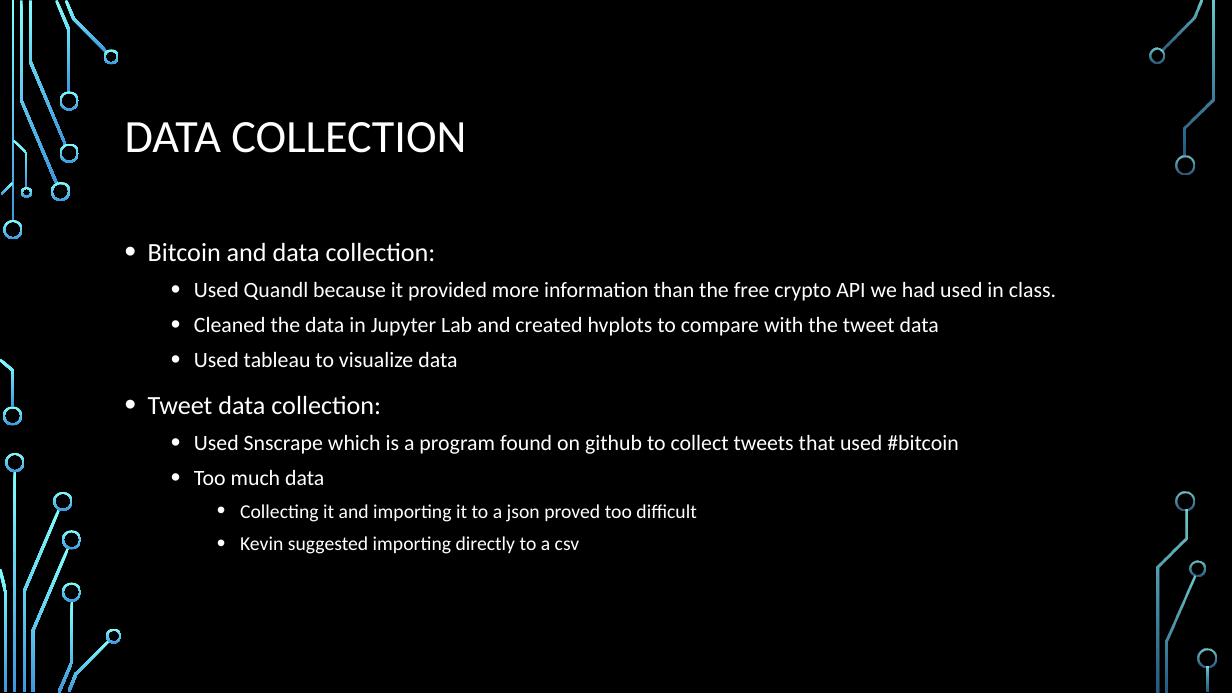
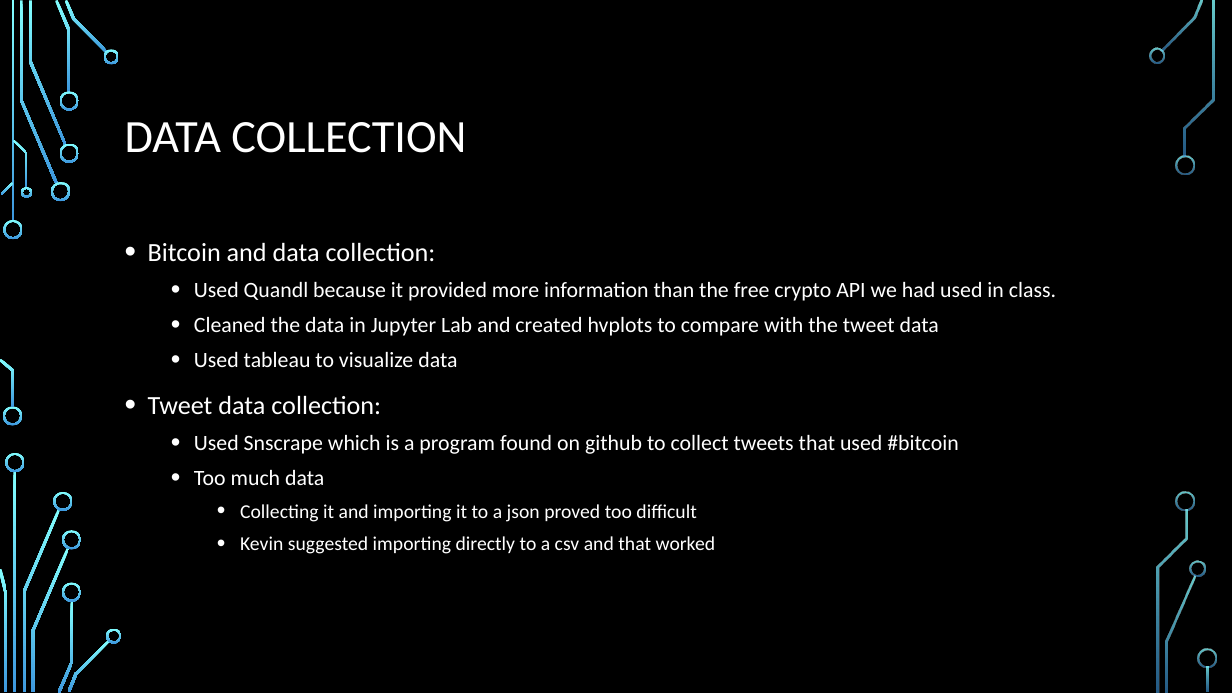
Before and after one commit to ZrowGz/knightshade, a slide deck: slide 3 of Knightshade_Presentation.pptx. Drawn at 1232x693 pixels with LibreOffice and Linux fonts; fonts in the diff are those of the drawing; background and template pictures are left out. Boxes give left, top, right and bottom in pixels: in the first picture for what was removed or moved away, otherwise in the second. Text is boxed around its words. In the diff, an @@ line names an element or a change of style, - is before the commit and + after.

```diff
--- a/Knightshade_Presentation.pptx
+++ b/Knightshade_Presentation.pptx
@@ text at [240, 536, 716, 554]: text changed @@
-    • Kevin suggested importing directly to a csv
+    • Kevin suggested importing directly to a csv and that worked
```
Also in this commit, not shown: 3 other slides changed, 2 slides added.
